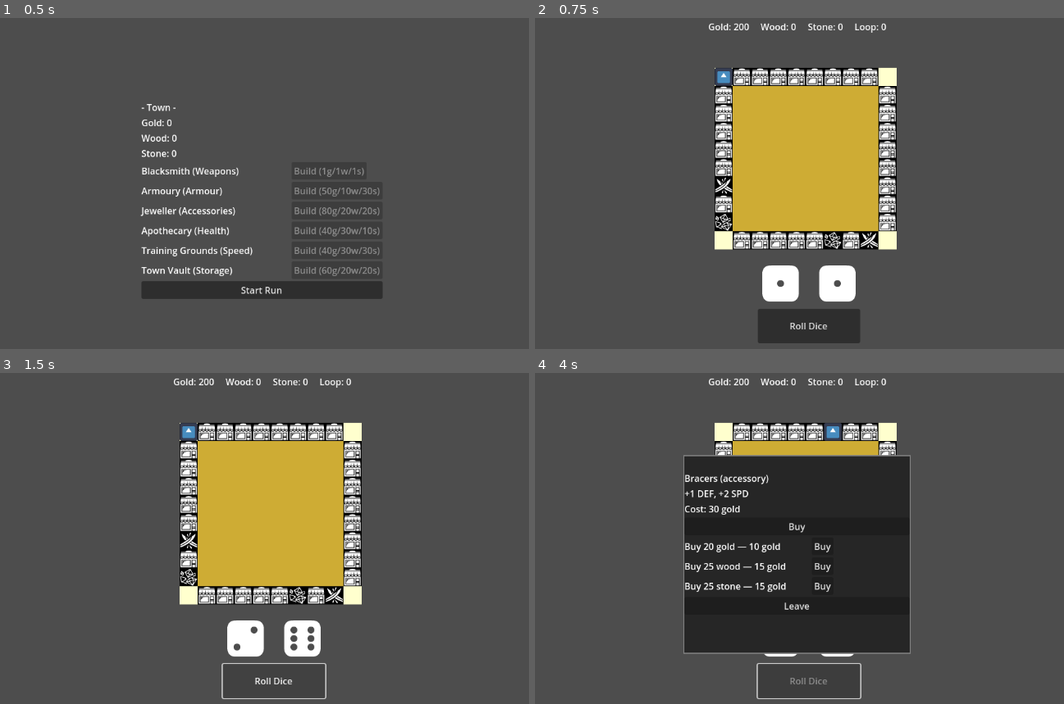
Above: before the commit, frames 1-4 (two rows, left to right).
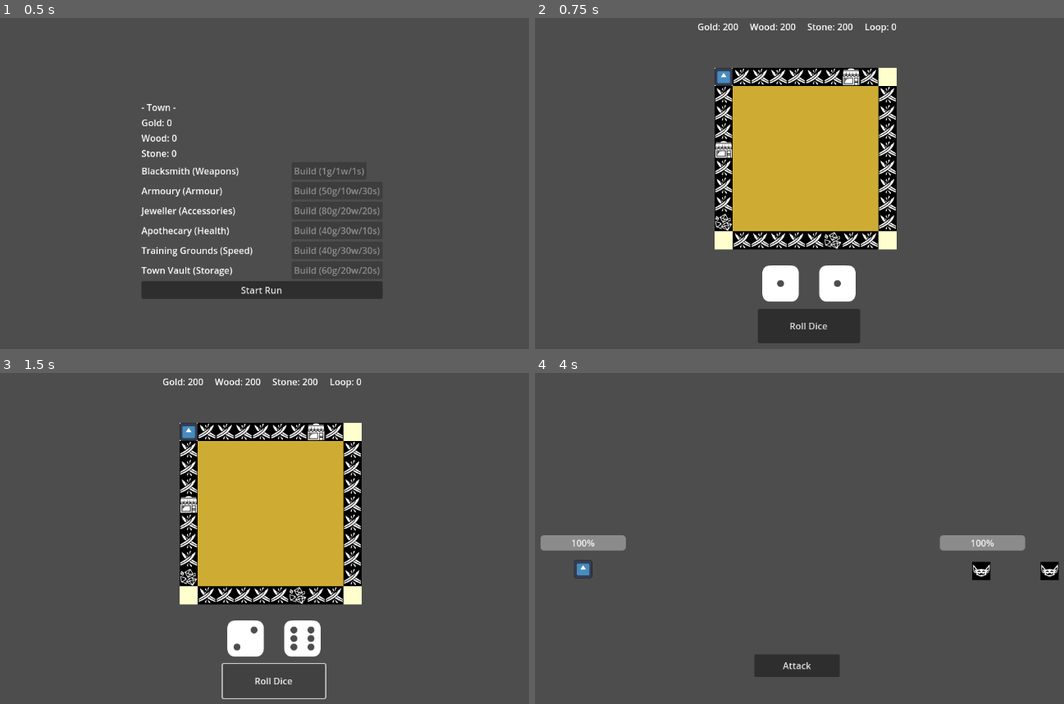
Above: after the commit, the same moments.

Repository: pescmy/HeRoll
Game: Godot game, scene res://scene/town.tscn
Same seed, same stepped clock (60 frames per second), same inputs: the game is played once before the commit and once after it. The engine's default icon, where the game draws it, is replaced by a stand-in: a white triangle on a blue panel in a dark square.
Inputs:
- Up to frame 1 (0.5 s): no input
- Up to frame 2 (0.75 s): click "Start Run" at 0.5 s
- Up to frame 3 (1.5 s): click "Roll Dice" at 1.25 s
- Up to frame 4 (4 s): click "Roll Dice" at 2 s; click "Roll Dice" at 2.75 s; tap Enter (ui_accept) at 3.5, 3.77 s; hold R (roll dice) from 3.53 s (still down)

Frame 1 is identical in both runs. In frame 2, 4.1% of the frame differs, in the area x 30-69%, y 1-70%; in frame 3, 4.1%; in frame 4, 31%, in the area x 1-100%, y 1-99%.

Commit message:
tidy up death screen ui, delete unused combat scene

Diff:
--- a/scene/combat_scene.tscn
+++ /dev/null
@@ -1,18 +0,0 @@
-[gd_scene load_steps=2 format=3 uid="uid://c35ltm7ja47h8"]
-
-[ext_resource type="Script" uid="uid://dbig1j1ke3nly" path="res://scripts/combat_controller.gd" id="1_f2atv"]
-
-[node name="Node2D" type="Node2D"]
-script = ExtResource("1_f2atv")
-
-[node name="PlayerHP" type="Label" parent="."]
-offset_right = 40.0
-offset_bottom = 23.0
-
-[node name="Label2" type="Label" parent="."]
-offset_right = 40.0
-offset_bottom = 23.0
-
-[node name="RichTextLabel" type="RichTextLabel" parent="."]
-offset_right = 40.0
-offset_bottom = 40.0
--- a/scene/death_screen.tscn
+++ b/scene/death_screen.tscn
@@ -6,29 +6,34 @@
 script = ExtResource("1_4gfsm")
 
 [node name="Panel" type="Panel" parent="."]
+anchors_preset = 15
+anchor_right = 1.0
+anchor_bottom = 1.0
+grow_horizontal = 2
+grow_vertical = 2
+
+[node name="VBoxContainer" type="VBoxContainer" parent="Panel"]
+layout_mode = 1
 anchors_preset = 8
 anchor_left = 0.5
 anchor_top = 0.5
 anchor_right = 0.5
 anchor_bottom = 0.5
-offset_left = -20.0
-offset_top = -20.0
-offset_right = 20.0
-offset_bottom = 20.0
+offset_left = -58.0
+offset_top = -42.5
+offset_right = 58.0
+offset_bottom = 42.5
 grow_horizontal = 2
 grow_vertical = 2
 
-[node name="VBoxContainer" type="VBoxContainer" parent="Panel"]
-layout_mode = 0
-offset_right = 40.0
-offset_bottom = 40.0
-
 [node name="Died" type="Label" parent="Panel/VBoxContainer"]
 layout_mode = 2
+size_flags_horizontal = 4
 text = "You Died"
 
 [node name="ResourcesLost" type="Label" parent="Panel/VBoxContainer"]
 layout_mode = 2
+size_flags_horizontal = 4
 text = "Resources Lost"
 
 [node name="TryAgainButton" type="Button" parent="Panel/VBoxContainer"]
--- a/scene/player.tscn
+++ b/scene/player.tscn
@@ -16,6 +16,7 @@
 
 [node name="PlayerStats" type="Node2D" parent="."]
 script = ExtResource("3_fvtld")
+base_health = 10
 
 [node name="PlayerEquipment" type="Node2D" parent="."]
 script = ExtResource("4_ct4mp")
--- a/scripts/combat_controller.gd
+++ /dev/null
@@ -1,58 +0,0 @@
-extends Node2D
-
-@onready var player_stats: PlayerStats = $PlayerStats  # reference Player node's stats
-
-# --- Enemy setup ---
-var goblin_path: String = "res://enemies/Goblin.tres"
-var enemy_stats  # don't type here; load() returns Variant
-
-var turn: int = 0
-
-func _ready() -> void:
-	print("Combat started!")
-
-	# --- Load enemy resource safely ---
-	var enemy_res: Resource = load(goblin_path)
-	enemy_stats = enemy_res.duplicate() as EnemyStats
-	enemy_stats.setup()
-
-	# --- Ensure player stats are initialized ---
-	if player_stats.current_health == 0:
-		player_stats.current_health = player_stats.max_health
-
-	run_battle()
-
-# --- Autobattler loop ---
-func run_battle() -> void:
-	while not player_stats.is_dead() and not enemy_stats.is_dead():
-		turn += 1
-		print("--- Turn %d ---" % turn)
-
-		# Decide order by speed
-		if player_stats.speed >= enemy_stats.speed:
-			player_attack()
-			if not enemy_stats.is_dead():
-				enemy_attack()
-		else:
-			enemy_attack()
-			if not player_stats.is_dead():
-				player_attack()
-
-	# --- Battle outcome ---
-	if player_stats.is_dead():
-		print("Player was defeated!")
-	else:
-		print("Enemy defeated!")
-
-# --- Attacks ---
-func player_attack() -> void:
-	var roll: int = randi_range(1, 6)
-	var amount: int = player_stats.strength + roll
-	enemy_stats.take_damage(amount)
-	print("Player hits enemy for %d (roll: %d)" % [amount, roll])
-
-func enemy_attack() -> void:
-	var roll: int = randi_range(1, 6)
-	var dmg: int = enemy_stats.strength + roll
-	player_stats.take_damage(dmg)
-	print("Enemy hits player for %d (roll: %d)" % [dmg, roll])
--- a/scripts/death_screen.gd
+++ b/scripts/death_screen.gd
@@ -12,12 +12,14 @@
 	var lost = GameData.last_lost_resources
 	if lost.is_empty():
 		resources_lost_label.text = "No resources lost"
+		resources_lost_label.horizontal_alignment = HORIZONTAL_ALIGNMENT_CENTER
 		return
 
 	var text = "Lost:\n"
 	for slot in lost:
-		text += "- %s x%d\n" % [slot["name"], slot["amount"]]
+		text += "• %s x%d\n" % [slot["name"], slot["amount"]]
 	resources_lost_label.text = text
+	resources_lost_label.horizontal_alignment = HORIZONTAL_ALIGNMENT_CENTER
 
 func _on_try_again_pressed() -> void:
 	SaveManager.save()
--- a/scripts/game_data.gd
+++ b/scripts/game_data.gd
@@ -4,8 +4,8 @@
 var board_generated: bool = false
 
 #36 board tiles, 4 corner tiles safe so 32 tiles
-var tile_combat: int = 2
-var tile_shop: int = 28
+var tile_combat: int = 28
+var tile_shop: int = 2
 var tile_resource: int = 2
 var tile_types: Dictionary = {}
 
@@ -34,6 +34,8 @@
 		inventory.append({})
 	# DEBUG - remove before release
 	inventory[0] = {"name": "gold", "type": "resource", "amount": 200, "icon": "res://art/resources/coins.png"}
+	inventory[1] = {"name": "wood", "type": "resource", "amount": 200, "icon": "res://art/resources/wood_pile.png"}
+	inventory[2] = {"name": "stone", "type": "resource", "amount": 200, "icon": "res://art/resources/stone_pile.png"}
 
 func add_to_inventory(item_name: String, item_type: String, amount: int, icon_path: String) -> bool:
 	# Check if resource already has a slot
Not shown, removed: scripts/combat_controller.gd.uid
